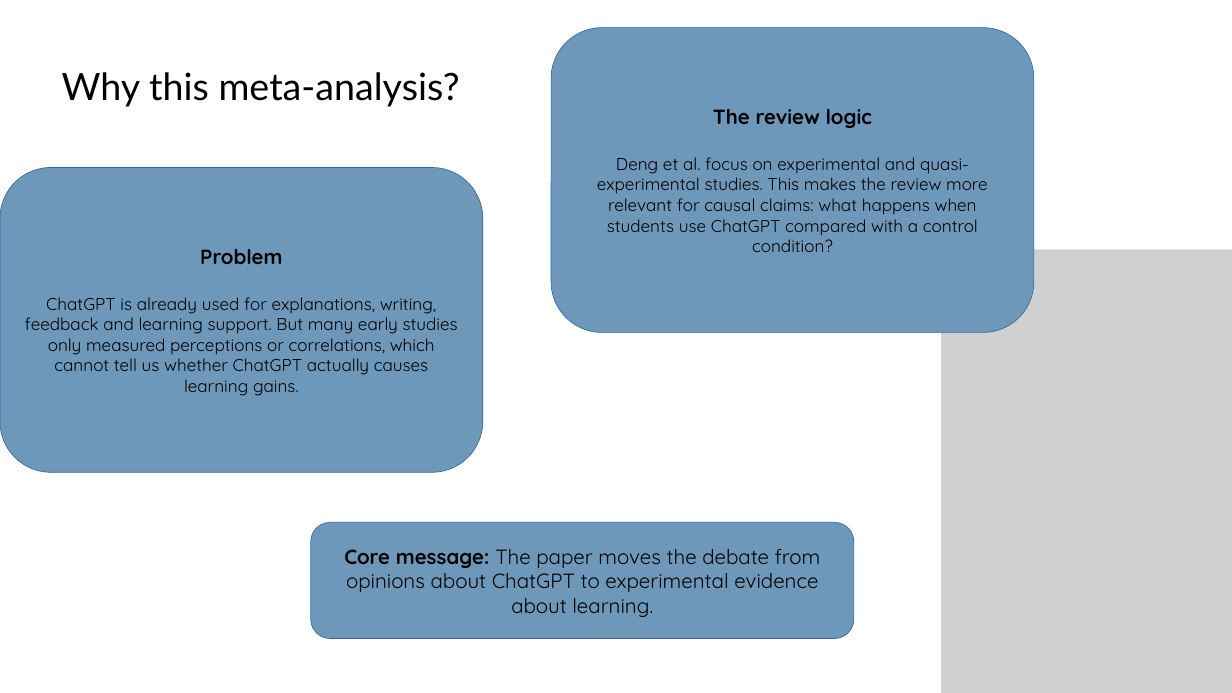
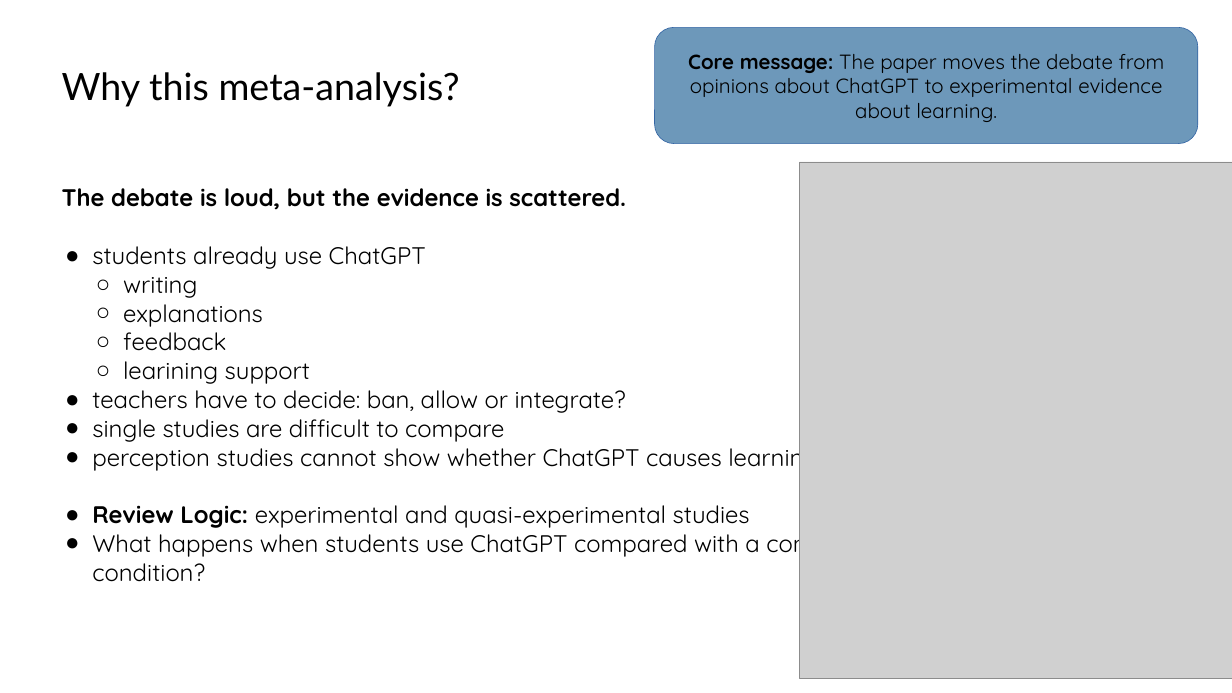
Before and after one commit to tinasophie15/tcpp_project_chatgpt_learning, a slide deck: slide 2 of Presentation.pptx. Drawn at 1232x693 pixels with LibreOffice and Linux fonts; fonts in the diff are those of the drawing; grey boxes stand for pictures. Boxes give left, top, right and bottom in pixels: in the first picture for what was removed or moved away, otherwise in the second. Text is boxed around its words. In the diff, an @@ line names an element or a change of style, - is before the commit and + after.

Commit message:
final slides

```diff
--- a/Presentation.pptx
+++ b/Presentation.pptx
@@ rounded rectangle removed at box(551, 28, 1034, 333) @@
-The review logic
-Deng et al. focus on experimental and quasi-experimental studies. This makes the review more relevant for causal claims: what happens when students use ChatGPT compared with a control condition?
@@ rounded rectangle "Core message: The paper moves ...": place and size @@
-rounded rectangle "Core message: The paper moves ..." at box(310, 522, 854, 639)
+rounded rectangle "Core message: The paper moves ..." at box(655, 27, 1198, 144)
@@ rounded rectangle removed at box(0, 168, 483, 472) @@
-Problem
-ChatGPT is already used for explanations, writing, feedback and learning support. But many early studies only measured perceptions or correlations, which cannot tell us whether ChatGPT actually causes learning gains.
@@ picture added at box(800, 162, 1232, 679) @@
@@ subtitle added at box(62, 188, 843, 582), 28 pt, text #000000 @@
+The debate is loud, but the evidence is scattered.
+● students already use ChatGPT
+  ○ writing
+  ○ explanations
+  ○ feedback
+  ○ learining support
+● teachers have to decide: ban, allow or integrate?
+● single studies are difficult to compare
+● perception studies cannot show whether ChatGPT causes learning gains
+● Review Logic: experimental and quasi-experimental studies
+● What happens when students use ChatGPT compared with a control condition?
@@ picture removed at box(941, 249, 1232, 693) @@
```
Also in this commit, not shown: 1 other slide changed, 3 other files.
